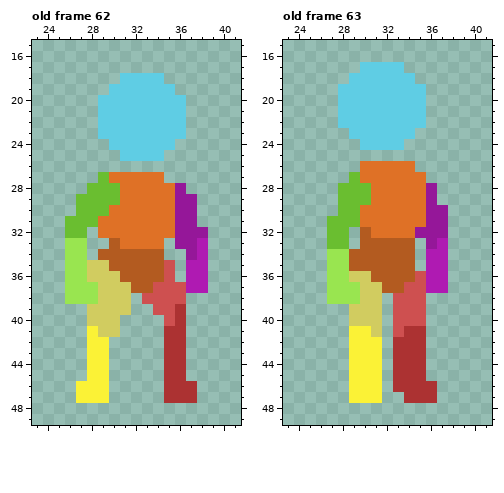
Pixel-art file, stored at First/assets/2DpixelTemplate/Spritesheet.aseprite. Above is the file before it was changed.
64x64 pixels, 92 frames. Colours within 5 levels of each other are drawn and written as one. Shown: old frame 62: x 23..41, y 15..49; old frame 63: x 23..41, y 15..49. The commit also changed other frames, which this record leaves out.
The result:
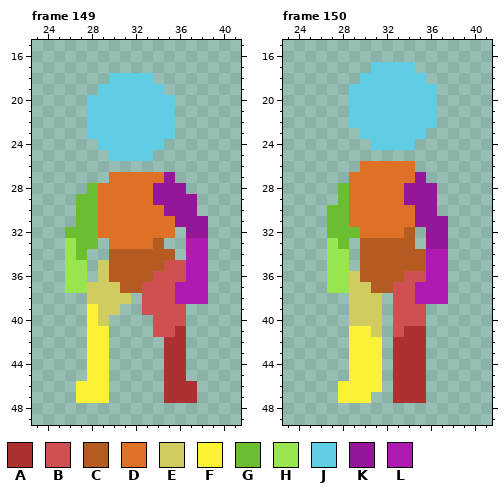
Palette (. is transparent): A #ac3232  B #ce5050  C #b35b20  D #df7126  E #d1cc60  F #fbf236  G #6abe30  H #99e550  J #5fcde4  K #951799  L #af1ab2
A new or re-ordered frame is compared with the old frame closest to it.
The edit:
frames 92 -> 150
layer "lookUp" added
layer "Flattened" removed
--- frame 149 is new; against old frame 62
@@ x 23..41 @@
 17 ...................
-18 ........JJJJ.......
-19 .......JJJJJJ......
-20 ......JJJJJJJJ.....
-21 ......JJJJJJJJ.....
-22 ......JJJJJJJJ.....
-23 ......JJJJJJJJ.....
-24 .......JJJJJJ......
-25 ........JJJJ.......
+18 .......JJJJ........
+19 ......JJJJJJ.......
+20 .....JJJJJJJJ......
+21 .....JJJJJJJJ......
+22 .....JJJJJJJJ......
+23 .....JJJJJJJJ......
+24 ......JJJJJJ.......
+25 .......JJJJ........
 26 ...................
-27 ......GDDDDD.......
-28 .....GGGDDDDDK.....
-29 ....GGGGDDDDDKK....
-30 ....GGGDDDDDDKK....
-31 ...GGGDDDDDDDKK....
-32 ...GG.DDDDDDDKKK...
-33 ...HH..CDDDD.KKL...
-34 ...HH.CCCCCC..KL...
-35 ...HHEECCCCCB.LL...
-36 ...HHEEECCCCB.LL...
-37 ...HHHEEECCBBBLL...
-38 ...HHHEEE.BBBB.....
-39 .....EEEE..BBA.....
-40 .....EEE....BA.....
-41 .....FEE....AA.....
+27 .......DDDDDK......
+28 .....GDDDDDKKK.....
+29 ....GGDDDDDKKKK....
+30 ....GGDDDDDDKKK....
+31 ....GGDDDDDDDKKK...
+32 ...GGGDDDDDDD.KK...
+33 ...HGG.DDDDC..LL...
+34 ...HG..CCCCCC.LL...
+35 ...HH.ECCCCCBBLL...
+36 ...HH.ECCCCBBBLL...
+37 ...HHEEECCBBBLLL...
+38 .....EEEE.BBBLLL...
+39 .....FEE..BBBB.....
+40 .....FE....BBB.....
+41 .....FF....BBA.....
 42 .....FF.....AA.....
--- frame 150 is new; against old frame 63
@@ x 23..41 @@
 16 ...................
-17 .......JJJJ........
-18 ......JJJJJJ.......
-19 .....JJJJJJJJ......
-20 .....JJJJJJJJ......
-21 .....JJJJJJJJ......
-22 .....JJJJJJJJ......
-23 ......JJJJJJ.......
-24 .......JJJJ........
+17 ........JJJJ.......
+18 .......JJJJJJ......
+19 ......JJJJJJJJ.....
+20 ......JJJJJJJJ.....
+21 ......JJJJJJJJ.....
+22 ......JJJJJJJJ.....
+23 .......JJJJJJ......
+24 ........JJJJ.......
 25 ...................
 26 .......DDDDD.......
-27 ......GDDDDDD......
-28 .....GGGDDDDDK.....
-29 .....GGGDDDDDK.....
-30 .....GGDDDDDDKK....
-31 ....GGGDDDDDDKK....
-32 ....GG.CDDDDKKK....
-33 ....GG.CCCCC.KL....
-34 ....HHCCCCCC.LL....
-35 ....HHCCCCCC.LL....
-36 ....HHEECCCCBLL....
-37 ....HHHEECCBBLL....
-38 ....HHHEE.BBB......
+27 ......DDDDDDK......
+28 .....GDDDDDKKK.....
+29 .....GDDDDDKKK.....
+30 ....GGDDDDDDKK.....
+31 ....GGDDDDDDKKK....
+32 ....GGGDDDDC.KK....
+33 ....HG.CCCCC.KK....
+34 ....HH.CCCCCCLL....
+35 ....HH.CCCCCCLL....
+36 ....HHECCCCBBLL....
+37 ....HHEECCBBLLL....
+38 ......EEE.BBLLL....
 39 ......EEE.BBB......
@@ x 26..38 @@
 45 ...FFF.AAA...
-46 ...FFF.AAAA..
-47 ...FFF..AAA..
+46 ..FFFF.AAA...
+47 ..FFF..AAA...
 48 .............
Boxes around the changes in both pictures, in picture pixels (x1, y1, x2, y2):
changed: (65, 73, 208, 337)
changed: (327, 62, 448, 304)
changed: (338, 381, 437, 403)
